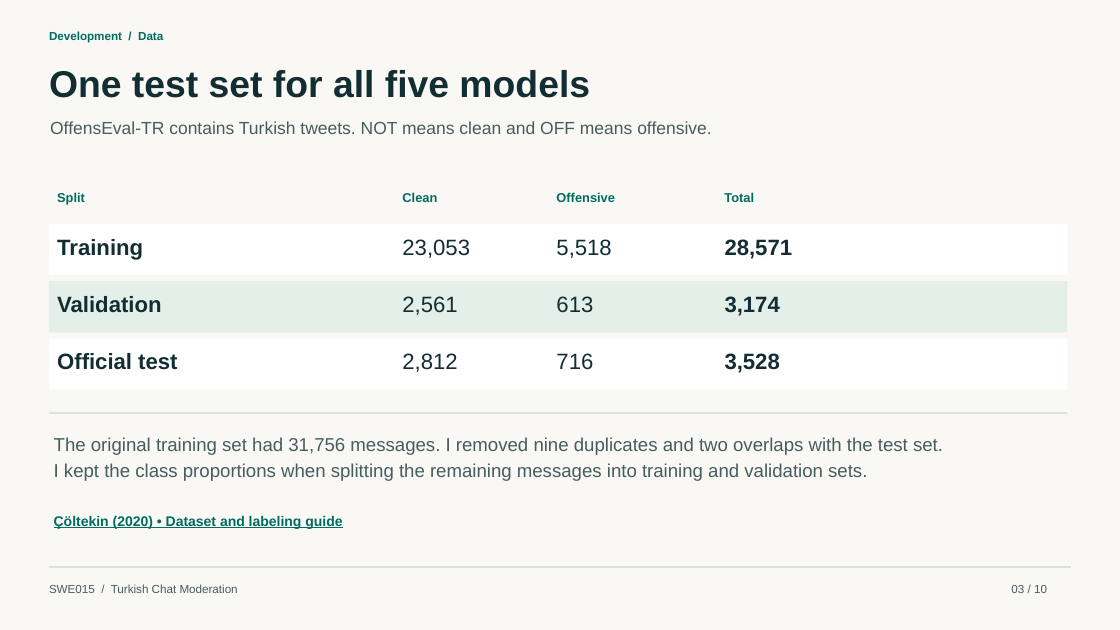
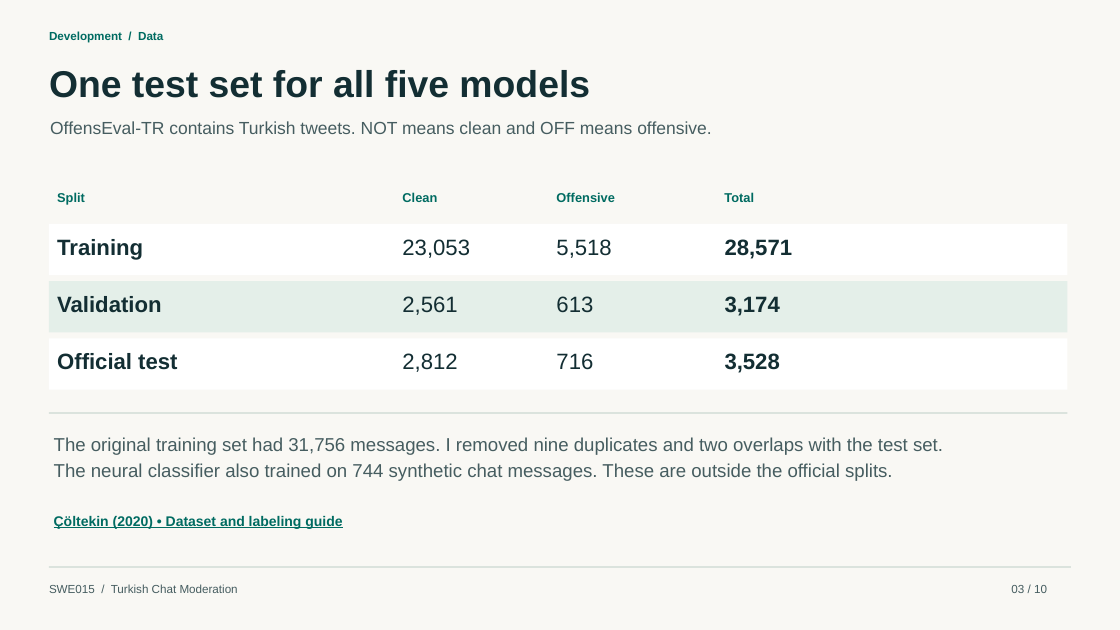
Before and after one commit to MuhammedSaidTosun/swe015-turkce-moderasyon, a slide deck: slide 3 of docs/SWE015_Turkce_Moderasyon_Sunum.pptx. Drawn at 1120x630 pixels with LibreOffice and Linux fonts; fonts in the diff are those of the drawing. Boxes give left, top, right and bottom in pixels: in the first picture for what was removed or moved away, otherwise in the second. Text is boxed around its words. In the diff, an @@ line names an element or a change of style, - is before the commit and + after.

Commit message:
Retrain the Turkish Word2Vec moderator with subword and chat context features

```diff
--- a/docs/SWE015_Turkce_Moderasyon_Sunum.pptx
+++ b/docs/SWE015_Turkce_Moderasyon_Sunum.pptx
@@ text at [54, 463, 893, 481]: text changed @@
-I kept the class proportions when splitting the remaining messages into training and validation sets.
+The neural classifier also trained on 744 synthetic chat messages. These are outside the official splits.
```
Also in this commit, not shown: 5 other slides changed, 15 other files.
